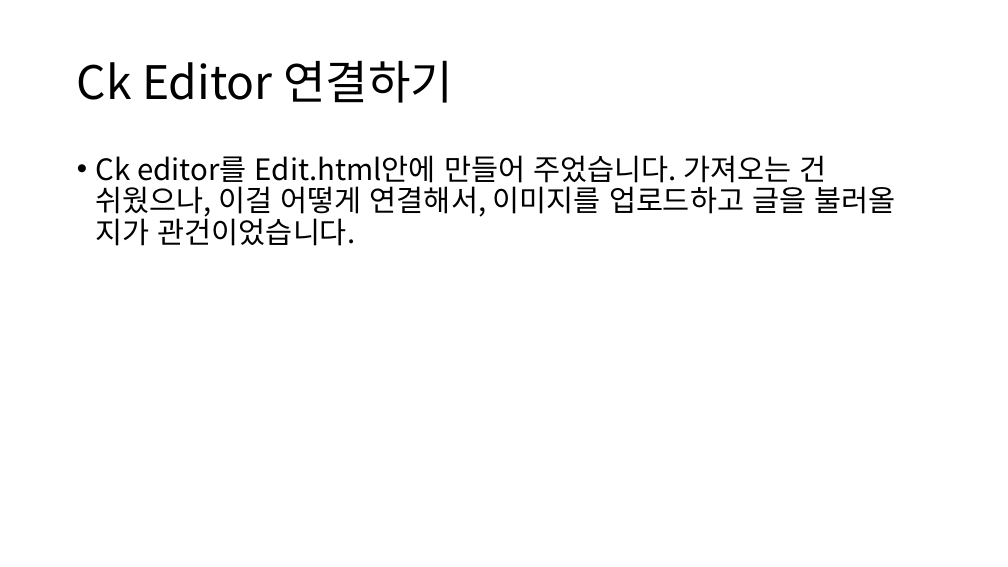
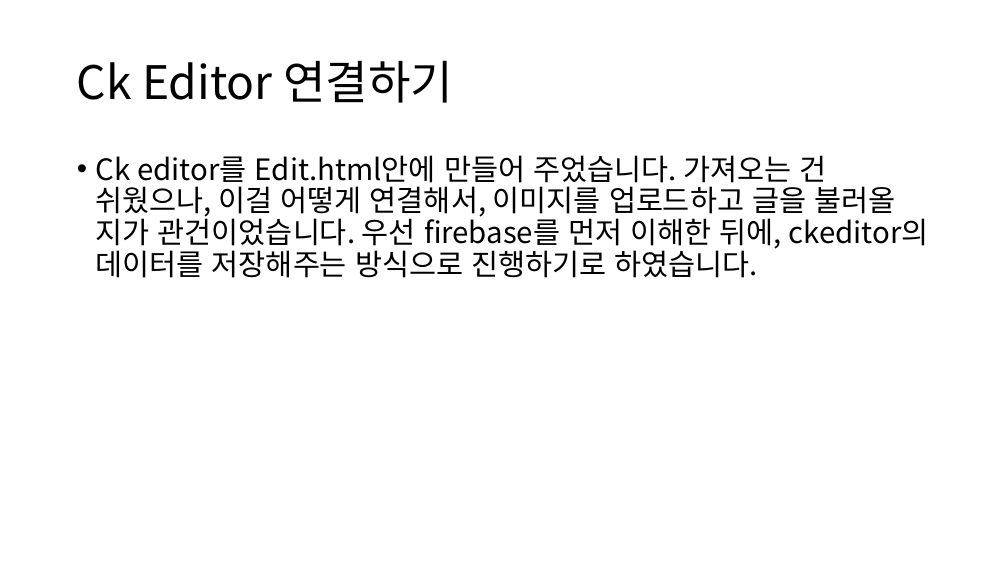
Before and after one commit to scarletbreeze/17-1_semester_webprogramming, a slide deck: slide 4 of webdiary만들기/웹프로그래밍과제.pptx. Drawn at 1008x567 pixels with LibreOffice and Linux fonts; fonts in the diff are those of the drawing. Boxes give left, top, right and bottom in pixels: in the first picture for what was removed or moved away, otherwise in the second. Text is boxed around its words. In the diff, an @@ line names an element or a change of style, - is before the commit and + after.

```diff
--- a/webdiary만들기/웹프로그래밍과제.pptx
+++ b/webdiary만들기/웹프로그래밍과제.pptx
@@ text at (96,155,929,278): text changed @@
-• Ck editor를 Edit.html안에 만들어 주었습니다. 가져오는 건 쉬웠으나, 이걸 어떻게 연결해서, 이미지를 업로드하고 글을 불러올 지가 관건이었습니다.
+• Ck editor를 Edit.html안에 만들어 주었습니다. 가져오는 건 쉬웠으나, 이걸 어떻게 연결해서, 이미지를 업로드하고 글을 불러올 지가 관건이었습니다. 우선 firebase를 먼저 이해한 뒤에, ckeditor의 데이터를 저장해주는 방식으로 진행하기로 하였습니다.
```
Also in this commit, not shown: 2 other slides changed, 1 slide added, 24 other files.
